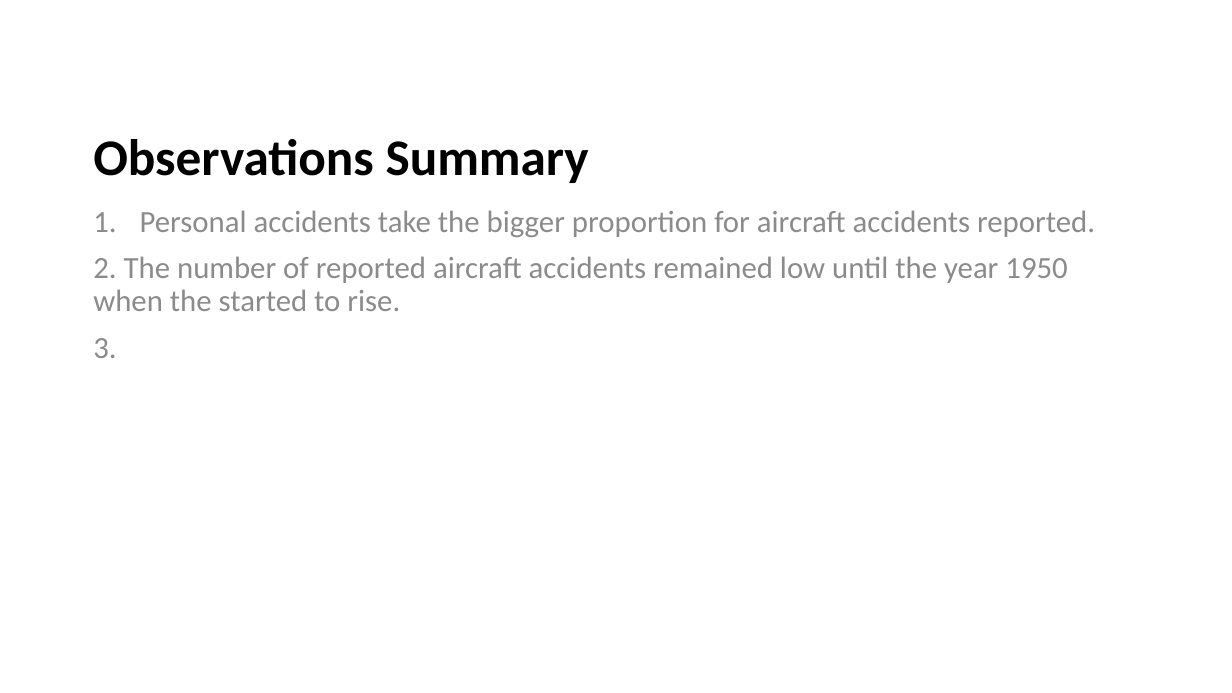
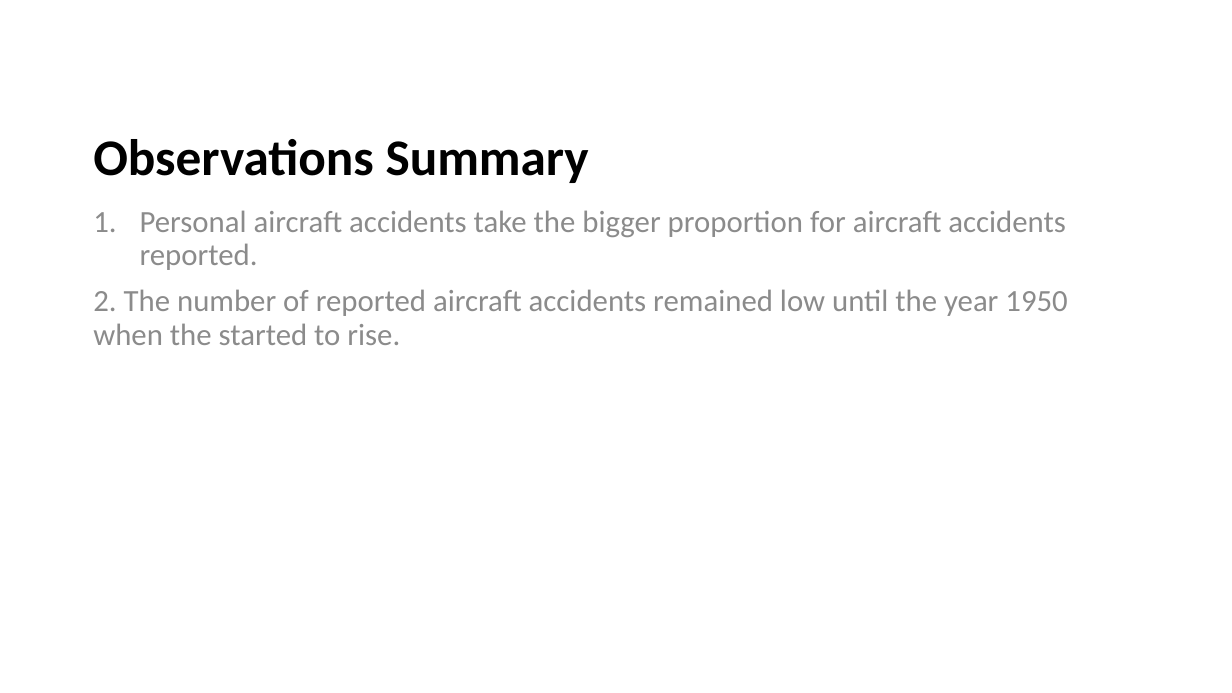
Before and after one commit to FredrickNzioka/PHASE_1_PROJECT, a slide deck: slide 8 of Aviation Data Analysis Presentation.pptx. Drawn at 1232x693 pixels with LibreOffice and Linux fonts; fonts in the diff are those of the drawing. Boxes give left, top, right and bottom in pixels: in the first picture for what was removed or moved away, otherwise in the second. Text is boxed around its words. In the diff, an @@ line names an element or a change of style, - is before the commit and + after.

```diff
--- a/Aviation Data Analysis Presentation.pptx
+++ b/Aviation Data Analysis Presentation.pptx
@@ text at [140,210,1066,270]: text changed @@
-1. Personal accidents take the bigger proportion for aircraft accidents reported.
+1. Personal aircraft accidents take the bigger proportion for aircraft accidents reported.
@@ text at [93,338,116,358]: paragraph removed @@
-3.
```
Also in this commit, not shown: 2 other slides changed.
